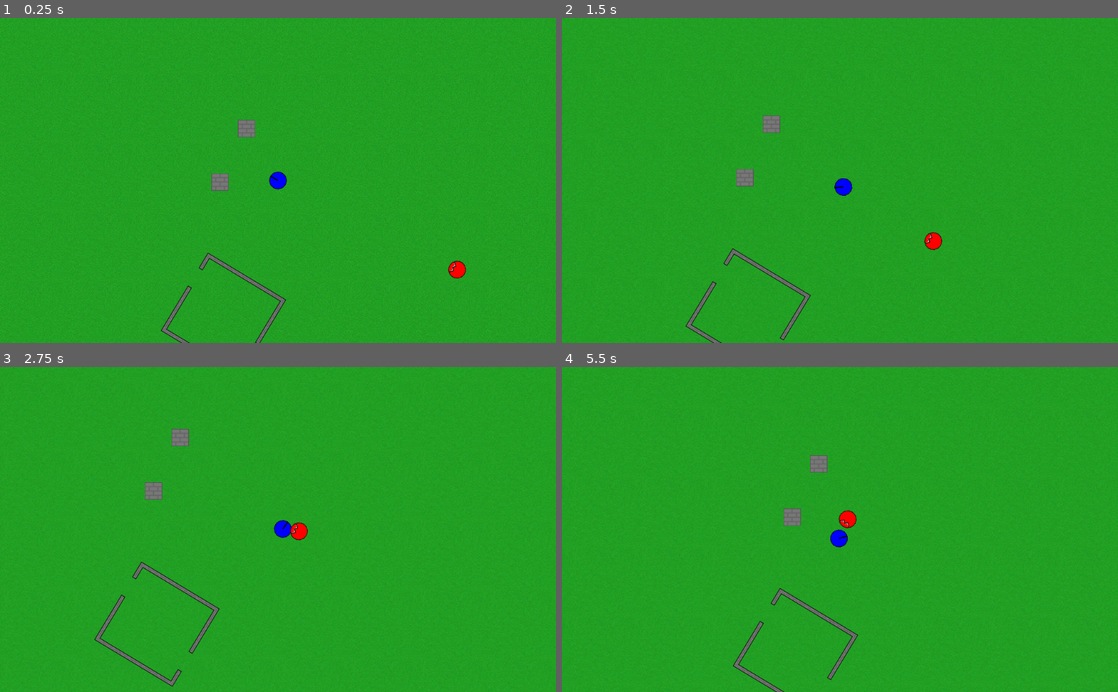
Above: before the commit, frames 1-4 (two rows, left to right).
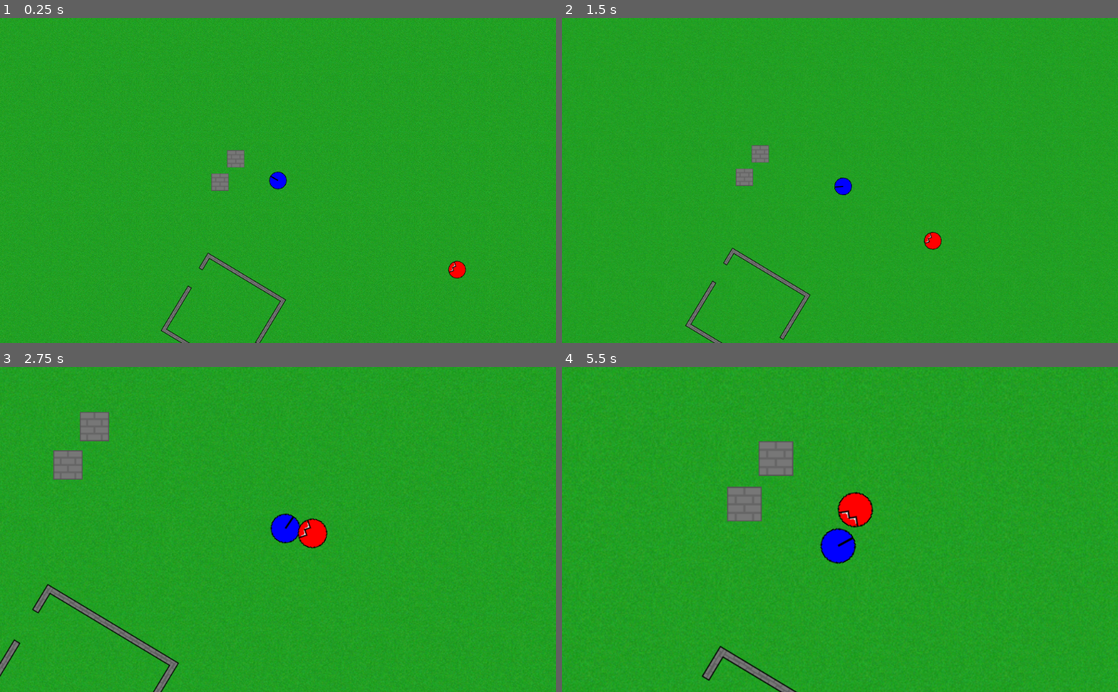
Above: after the commit, the same moments.

Repository: jmdejong/tedious
Game: Godot game, scene res://scenes/main.tscn
Same seed, same stepped clock (60 frames per second), same inputs: the game is played once before the commit and once after it.
Inputs (mouse positions are in pixels of both pictures, inside the frame that each line leads up to):
- Up to frame 1 (0.25 s): no input
- Up to frame 2 (1.5 s): move the mouse to (962, 164) at 0.52 s; press the mouse at (962, 164) at 0.53 s; hold D (right) 0.53-1.28 s; move the mouse to (728, 196) at 1.27 s; release the mouse at (728, 196) at 1.28 s; hold S (down) from 1.28 s (still down); click (728, 196) at 1.35 s
- Up to frame 3 (2.75 s): move the mouse to (333, 458) at 2.02 s; release S (down) at 2.03 s; hold D (right) from 2.03 s (still down); hold Mouse wheel up (zoom_in) from 2.03 s (still down); click (333, 458) at 2.3 s
- Up to frame 4 (5.5 s): move the mouse to (812, 594) at 2.77 s; release D (right) at 2.78 s; release Mouse wheel up (zoom_in) at 2.78 s; hold W (up) 2.78-3.53 s; tap - (zoom_out) at 2.85 s; click (812, 594) at 3.05 s; move the mouse to (1006, 578) at 3.52 s; press the mouse at (1006, 578) at 3.53 s; hold A (left) 3.53-5.03 s; move the mouse to (673, 480) at 4.27 s; release the mouse at (673, 480) at 4.28 s; click (673, 480) at 4.35 s; move the mouse to (867, 529) at 5.02 s; hold S (down) from 5.03 s (still down); hold Mouse wheel up (zoom_in) from 5.03 s (still down); click (867, 529) at 5.3 s

The runs differ from the first frame. In frame 1, 0.3% of the frame differs, in the area x 40-84%, y 31-79%; in frame 2, 0.8%; in frame 3, 3.8%; in frame 4, 3.8%, in the area x 25-56%, y 22-100%.
Error before the commit: Parse Error: At "move_toward()" call, argument 1. The passed argument's type (Vector2) doesn't match the function's expected argument type (float). (res://scri…

Commit message:
navpoly generation now works with overlapping navshapes; clean debug and commented code

Diff:
--- a/project.godot
+++ b/project.godot
@@ -22,7 +22,6 @@
 [debug]
 
 gdscript/warnings/unused_variable=false
-gdscript/warnings/unused_class_variable=false
 gdscript/warnings/unused_argument=false
 gdscript/warnings/return_value_discarded=false
 
--- a/scenes/main.tscn
+++ b/scenes/main.tscn
@@ -1,12 +1,13 @@
-[gd_scene load_steps=9 format=2]
+[gd_scene load_steps=10 format=2]
 
 [ext_resource path="res://img/sprites/grass_large.png" type="Texture" id=1]
 [ext_resource path="res://scenes/player.tscn" type="PackedScene" id=2]
 [ext_resource path="res://scenes/bullet.tscn" type="PackedScene" id=3]
 [ext_resource path="res://scenes/view.tscn" type="PackedScene" id=4]
-[ext_resource path="res://scenes/wall.tscn" type="PackedScene" id=5]
-[ext_resource path="res://scenes/monster.tscn" type="PackedScene" id=6]
-[ext_resource path="res://scenes/features/house.tscn" type="PackedScene" id=7]
+[ext_resource path="res://scripts/nav.gd" type="Script" id=5]
+[ext_resource path="res://scenes/wall.tscn" type="PackedScene" id=6]
+[ext_resource path="res://scenes/monster.tscn" type="PackedScene" id=7]
+[ext_resource path="res://scenes/features/house.tscn" type="PackedScene" id=8]
 
 [sub_resource type="NavigationPolygon" id=1]
 vertices = PoolVector2Array( -1772.88, 1728.11, -1998.65, -1196.82, 2864.08, -1158.61, 3169.79, 1783.87 )
@@ -35,25 +36,26 @@
 
 [node name="WorldNav" type="NavigationPolygonInstance" parent="Nav"]
 navpoly = SubResource( 1 )
+script = ExtResource( 5 )
 
-[node name="Wall" parent="." instance=ExtResource( 5 )]
+[node name="Wall" parent="." instance=ExtResource( 6 )]
 position = Vector2( 111.332, 97.6992 )
 
-[node name="Wall2" parent="." instance=ExtResource( 5 )]
-position = Vector2( 160.291, -0.823879 )
+[node name="Wall2" parent="." instance=ExtResource( 6 )]
+position = Vector2( 140.291, 55.422 )
 
-[node name="Monster" parent="." instance=ExtResource( 6 )]
+[node name="Monster" parent="." instance=ExtResource( 7 )]
 position = Vector2( 562.229, 268.023 )
 
-[node name="Monster2" parent="." instance=ExtResource( 6 )]
+[node name="Monster2" parent="." instance=ExtResource( 7 )]
 position = Vector2( -412.833, -530.085 )
 
-[node name="Monster3" parent="." instance=ExtResource( 6 )]
+[node name="Monster3" parent="." instance=ExtResource( 7 )]
 position = Vector2( -385.435, -389.668 )
 
-[node name="Monster4" parent="." instance=ExtResource( 6 )]
+[node name="Monster4" parent="." instance=ExtResource( 7 )]
 position = Vector2( -544.542, -332.205 )
 
-[node name="House" parent="." instance=ExtResource( 7 )]
+[node name="House" parent="." instance=ExtResource( 8 )]
 position = Vector2( 117.573, 343.674 )
 rotation = -1.028
--- a/scripts/bullet.gd
+++ b/scripts/bullet.gd
@@ -5,7 +5,6 @@
 
 var end = Vector2(dist, 0)
 
-# Called when the node enters the scene tree for the first time.
 func _ready():
 	$Ray.force_raycast_update()
 	if $Ray.is_colliding():
--- a/scripts/health.gd
+++ b/scripts/health.gd
@@ -22,8 +22,3 @@
 			get_parent().queue_free()
 		DeathReaction.DELEGATE:
 			get_parent().die()
-
-#func _process(delta):
-#	# Called every frame. Delta is time since last frame.
-#	# Update game logic here.
-#	pass
--- a/scripts/monster.gd
+++ b/scripts/monster.gd
@@ -27,13 +27,6 @@
 			if path.size() == 0:
 				var nav = get_node("/root/main/Nav")
 				path = nav.get_simple_path(position, player.position)
-				var worldnav = get_node("/root/main/Nav/WorldNav")
-				print("MONSTER NAV")
-				for i in range(worldnav.navpoly.get_outline_count()):
-					print("mwol ", worldnav.navpoly.get_outline(i))
-				print("polycount ", worldnav.navpoly.get_polygon_count())
-				for i in range(worldnav.navpoly.get_polygon_count()):
-					print("mwp ", worldnav.navpoly.get_polygon(i))
 			else:
 				follow_path(delta)
 
--- /dev/null
+++ b/scripts/nav.gd
@@ -0,0 +1,23 @@
+extends NavigationPolygonInstance
+
+
+func add_shape(outline):
+	for i in range(1, navpoly.get_outline_count()):
+		var oldline = navpoly.get_outline(i)
+		var intersect = Geometry.intersect_polygons_2d(outline, oldline)
+		if not intersect.empty():
+			var union = Geometry.merge_polygons_2d(outline, oldline)
+			for poly in union:
+				if not Geometry.is_polygon_clockwise(poly):
+					poly.invert()
+					navpoly.set_outline(i, poly)
+					return
+
+	navpoly.add_outline(outline)
+
+
+func update():
+	navpoly.clear_polygons()
+	navpoly.make_polygons_from_outlines()
+	enabled = false
+	enabled = true
--- a/scripts/navshape.gd
+++ b/scripts/navshape.gd
@@ -1,41 +1,14 @@
 extends NavigationPolygonInstance
-
-# Declare member variables here. Examples:
-# var a = 2
-# var b = "text"
 
 export (PoolVector2Array) var navigation_shape = PoolVector2Array()
 
 
-# Called when the node enters the scene tree for the first time.
 func _ready():
 	var worldnav = get_node("/root/main/Nav/WorldNav")
-	print("NAVPOLY")
-	#print("shape: ", navigation_shape)
-	print("outline count: ", navpoly.get_outline_count())
-	#print("outlines")
 	for i in range(navpoly.get_outline_count()):
 		var outline = PoolVector2Array()
 		for v in navpoly.get_outline(i):
 			outline.push_back(worldnav.to_local(to_global(v)))
-		print("    ", outline)
-		worldnav.navpoly.add_outline(outline)
+		worldnav.add_shape(outline)
 
-	worldnav.navpoly.clear_polygons()
-	worldnav.navpoly.make_polygons_from_outlines()
-	worldnav.enabled = false
-	worldnav.enabled = true
-	#print("polygon count: ", navpoly.get_polygon_count())
-	#print("polygons")
-	#for i in range(navpoly.get_polygon_count()):
-		#print("    ", navpoly.get_polygon(i))
-	#print("vertices: ", navpoly.get_vertices())
-
-	for i in range(worldnav.navpoly.get_outline_count()):
-		print("wol ", worldnav.navpoly.get_outline(i))
-
-	print("NAVPOLY_END")
-
-# Called every frame. 'delta' is the elapsed time since the previous frame.
-#func _process(delta):
-#	pass
+	worldnav.update()
--- a/scripts/player.gd
+++ b/scripts/player.gd
@@ -1,24 +1,13 @@
 extends KinematicBody2D
 
-# Declare member variables here. Examples:
-# var a = 2
-# var b = "text"
+
 export var speed = 100
 export (PackedScene) var Bullet
 
-# Called when the node enters the scene tree for the first time.
-#func _ready():
-	#pass # Replace with function body.
 
-# Called every frame. 'delta' is the elapsed time since the previous frame.
-#func _process(delta):
-#	pass
 
 func _input(event):
 	if event.is_action_pressed("fire"):
-		#var raycast = get_node("Head/Muzzle/RayCast2D")
-		#print(raycast)
-		#print(raycast.get_collider())
 		var bullet = Bullet.instance()
 		bullet.global_transform = $Head/Muzzle.global_transform
 		get_node("/root").add_child(bullet)
--- a/scripts/view.gd
+++ b/scripts/view.gd
@@ -8,11 +8,10 @@
 export var zoom_speed_static = 1
 
 
-#var actual_zoom = target_zoom
 var target
 
 
-func move_toward(origin, destination, step_size):
+func move_to(origin, destination, step_size):
 	var dif = destination - origin
 	if step_size >= dif.length():
 		return destination
@@ -40,4 +39,4 @@
 
 func _process(delta):
 	zoom = zoom.linear_interpolate(target, delta * zoom_speed_linear)
-	zoom = move_toward(zoom, target, delta*zoom_speed_static)
+	zoom = move_to(zoom, target, delta*zoom_speed_static)
--- a/tilesets/walls.tres
+++ b/tilesets/walls.tres
@@ -47,6 +47,7 @@
 0/autotile/spacing = 0
 0/autotile/occluder_map = [  ]
 0/autotile/navpoly_map = [  ]
+0/autotile/priority_map = [  ]
 0/autotile/z_index_map = [  ]
 0/occluder_offset = Vector2( 0, 0 )
 0/navigation_offset = Vector2( 0, 0 )
